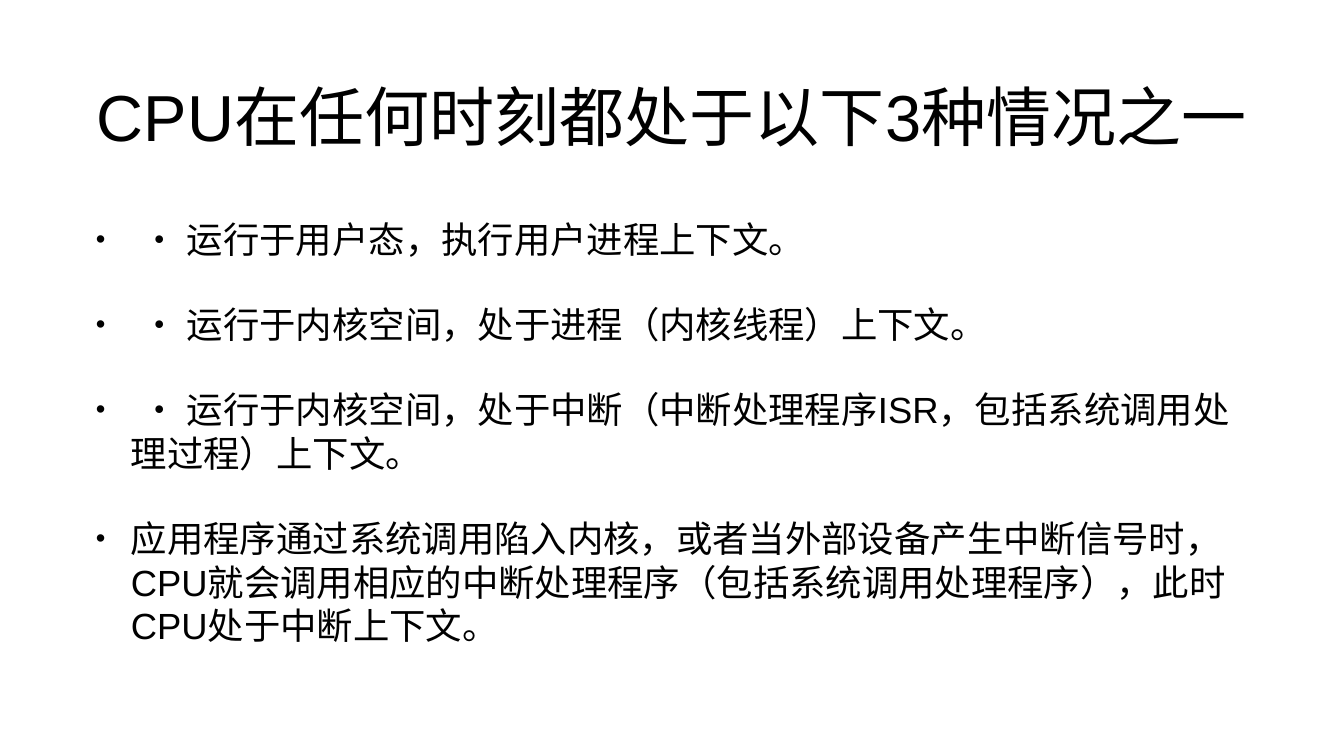
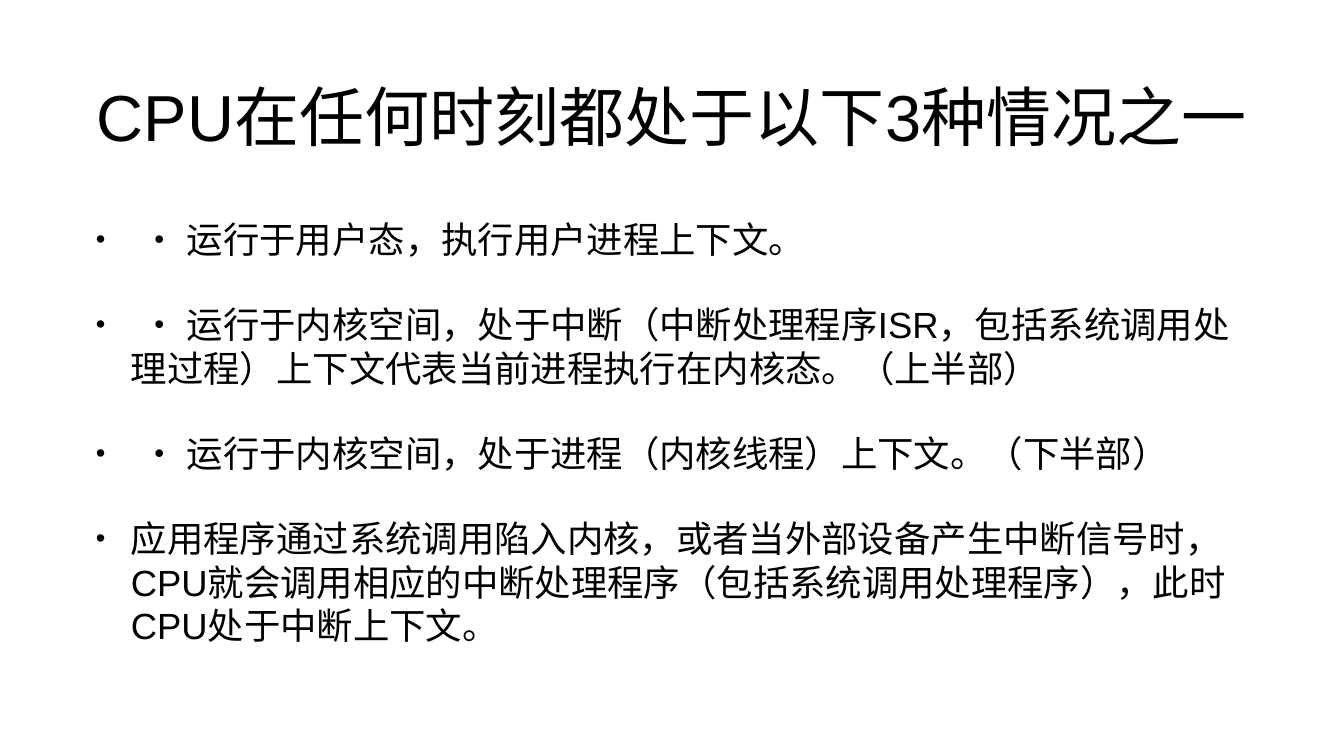
Before and after one commit to mengning/linuxkernel, a slide deck: slide 7 of ppt/进程的切换和系统的一般执行过程.pptx. Drawn at 1344x756 pixels with LibreOffice and Linux fonts; fonts in the diff are those of the drawing. Boxes give left, top, right and bottom in pixels: in the first picture for what was removed or moved away, otherwise in the second. Text is boxed around its words. In the diff, an @@ line names an element or a change of style, - is before the commit and + after.

```diff
--- a/ppt/进程的切换和系统的一般执行过程.pptx
+++ b/ppt/进程的切换和系统的一般执行过程.pptx
@@ text at [131,307,1230,471]: text changed @@
-• • 运行于内核空间，处于进程（内核线程）上下文。
-• • 运行于内核空间，处于中断（中断处理程序ISR，包括系统调用处理过程）上下文。
+• • 运行于内核空间，处于中断（中断处理程序ISR，包括系统调用处理过程）上下文代表当前进程执行在内核态。（上半部）
+• • 运行于内核空间，处于进程（内核线程）上下文。（下半部）
```
Also in this commit, not shown: 7 other slides changed, 1 slide added.
